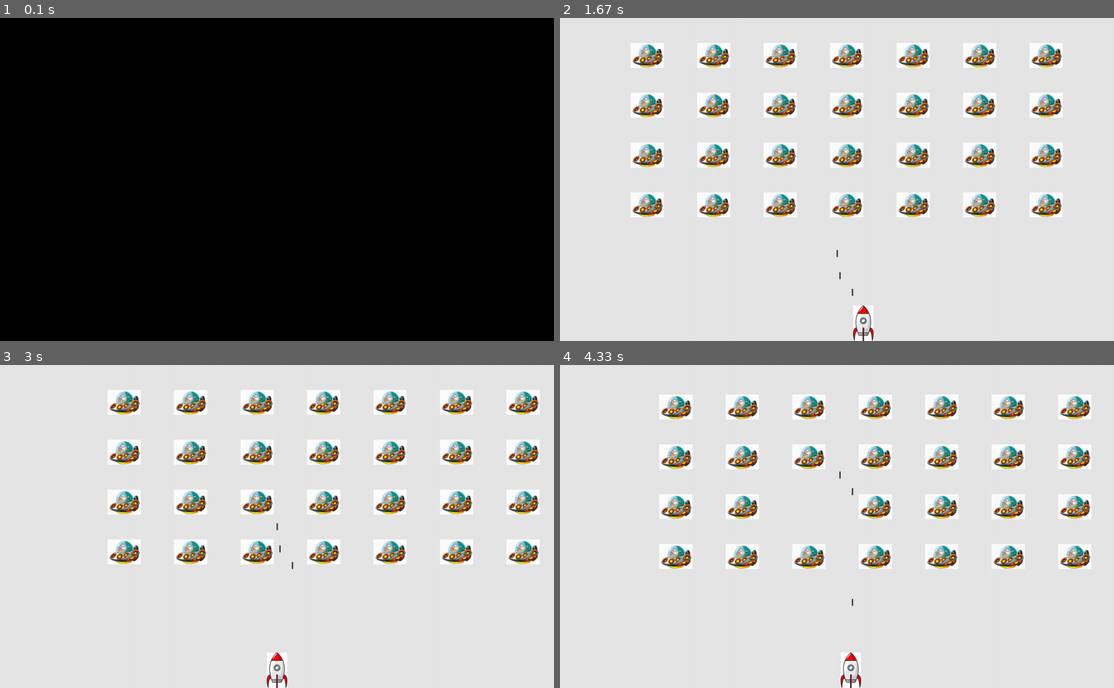
Above: before the commit, frames 1-4 (two rows, left to right).
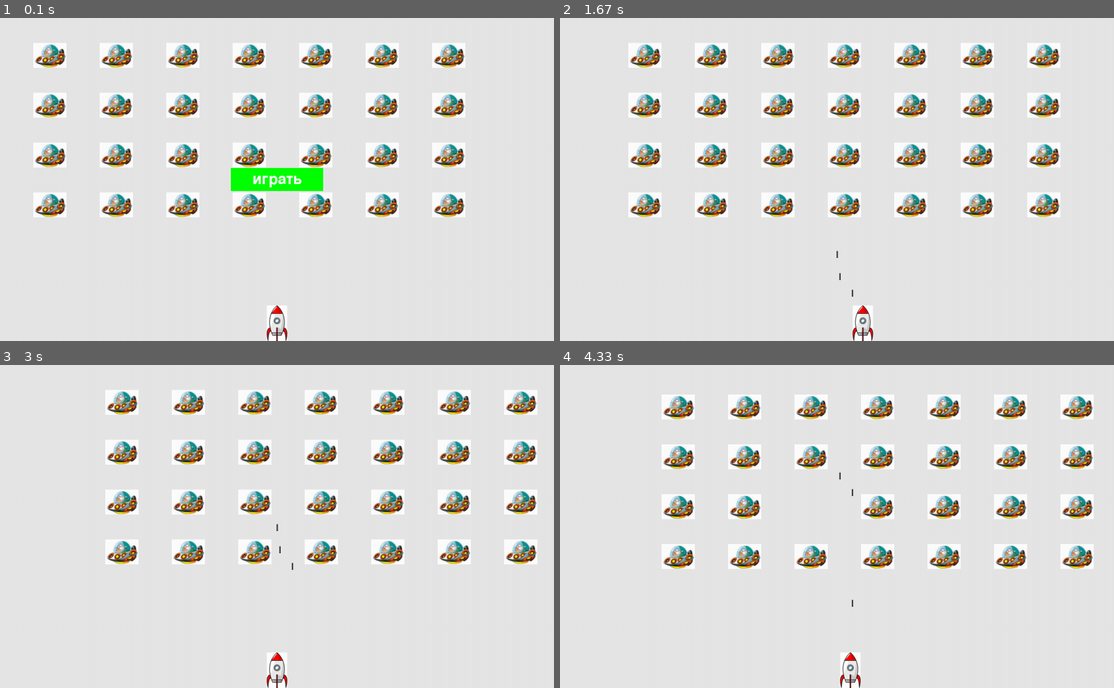
Above: after the commit, the same moments.

Repository: JustRomanVolkov/PyGameAlienInvasion
Game: pygame game, started from alien_invasion.py
Two runs of this game, one before a commit and one after it. Both use one fixed random seed, a clock stepped at 60 frames per second and the inputs below.
Inputs (mouse positions are in pixels of both pictures, inside the frame that each line leads up to):
- Up to frame 1 (0.1 s): no input
- Up to frame 2 (1.67 s): click (837, 179) at 0.38 s; tap Space at 0.67, 1.07, 1.37, 1.57 s; hold Right 1-1.47 s; hold Right from 1.5 s (still down)
- Up to frame 3 (3 s): tap Space at 1.87, 2.07, 2.37, 2.63, 2.93 s; release Right at 1.97 s; hold Left 2-2.53 s; hold Left 2.57-2.97 s
- Up to frame 4 (4.33 s): hold Right 3-3.63 s; tap Space at 3.07, 3.37, 3.73, 4.03, 4.23 s; hold Left 3.67-4.13 s; hold Right from 4.17 s (still down)

The runs differ from the first frame. In frame 1, 100% of the frame differs, in the area x 0-100%, y 0-100%; in frame 2, 7.7%; in frame 3, 7.6%; in frame 4, 7.5%.

Commit message:
Кнопка fix

Diff:
--- a/alien_invasion.py
+++ b/alien_invasion.py
@@ -15,7 +15,7 @@
     screen = pygame.display.set_mode((ai_settings.screen_width, ai_settings.screen_height))
     pygame.display.set_caption("Alien Invasion")
     # создание кнопки
-    play_button = Button(ai_settings, screen, "Play")
+    play_button = Button(ai_settings, screen, "играть")
 
     # создание экземпляра хранения игровой статистики
     stats = GameStats(ai_settings)
@@ -27,16 +27,16 @@
 
     # создает флот нло
     gf.create_fleet(ai_settings, screen, ship, aliens)
-
     # запуск основного цикла игры
     while True:
         # отслеживание событий клавиатуры и мыши
         gf.check_events(ai_settings, screen, stats, play_button, ship, bullets)
+        gf.update_screen(ai_settings, screen, stats, ship, aliens, bullets, play_button)
         if stats.game_active:
             ship.update()
             gf.update_bullets(ai_settings, screen, ship, aliens, bullets)
             gf.update_aliens(ai_settings, stats, screen, ship, aliens, bullets)
-            gf.update_screen(ai_settings, screen, stats, ship, aliens, bullets, play_button)
+
 
 
 run_game()
